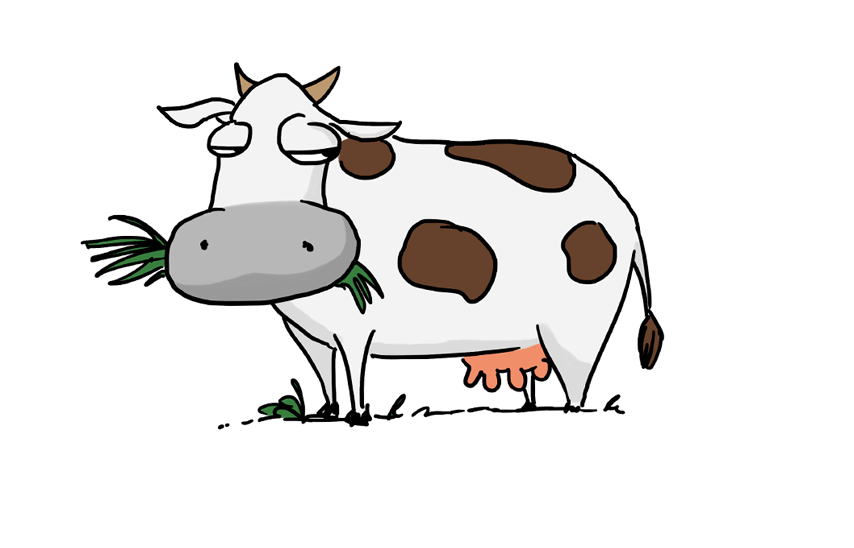
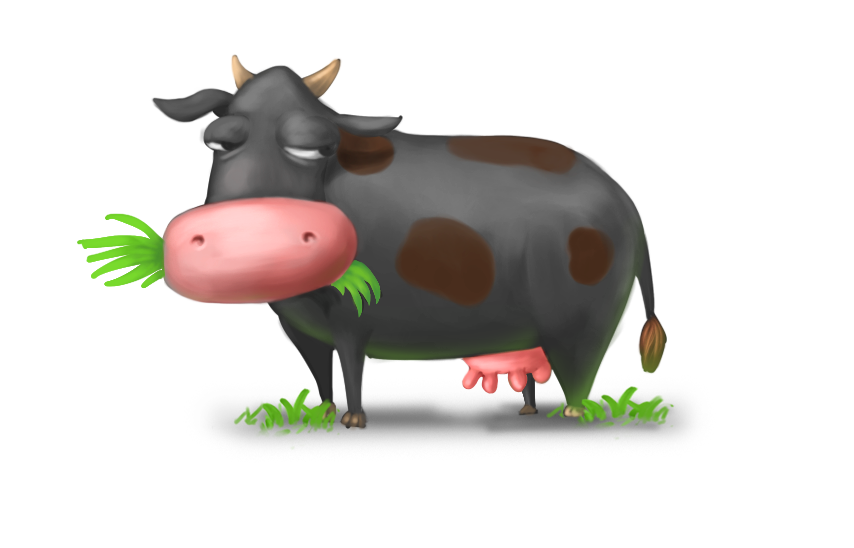
Comparing the layer stacks of the two (854, 548) images. Changes:
added group "Group 1 copy 2" with 11 layers above "Group 1 copy" over (77, 54, 705, 460)
added layer "Layer 236 copy" in group "Group 1 copy 2" over (544, 386, 675, 441)
added layer "Layer 236" in group "Group 1 copy 2" over (232, 388, 341, 451)
added layer "Layer 242" (53%) in group "Group 1 copy 2" over (165, 209, 671, 423)
added layer "Layer 239" (37%) in group "Group 1 copy 2" over (292, 130, 629, 322)
added layer "Layer 241" in group "Group 1 copy 2" over (77, 210, 186, 299)
added layer "Layer 238" in group "Group 1 copy 2" over (142, 55, 405, 308)
added layer "Layer 237" (color, 52%) in group "Group 1 copy 2" over (159, 195, 365, 309)
added layer "Layer 235" in group "Group 1 copy 2" over (77, 54, 668, 432)
added layer "Layer 240" in group "Group 1 copy 2" over (198, 375, 705, 460)
hid "Layer 229" over (80, 62, 665, 430)
